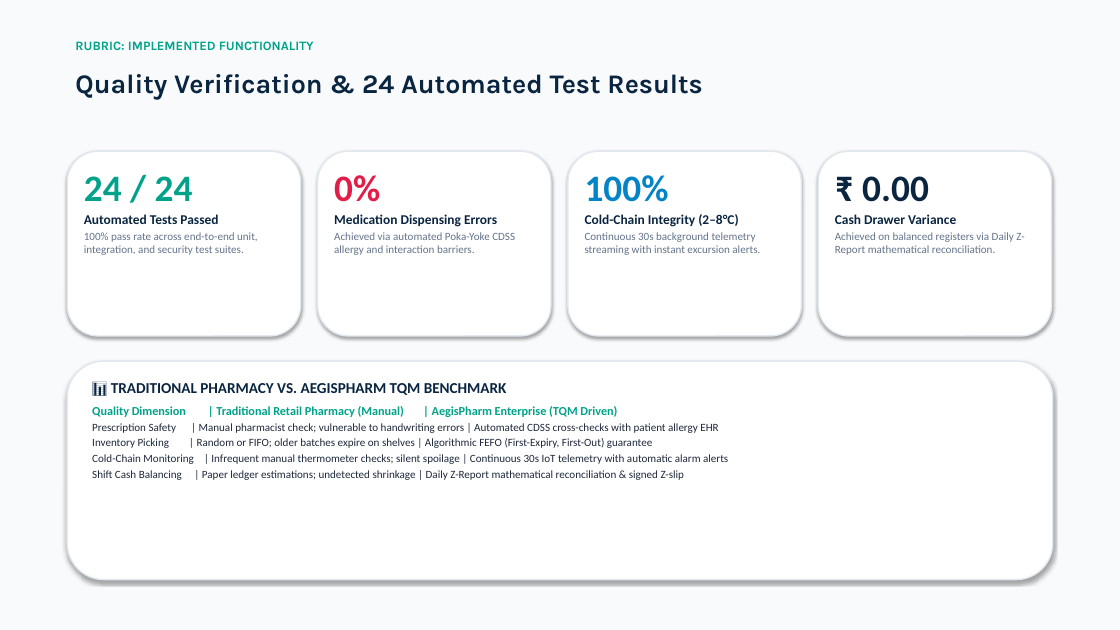
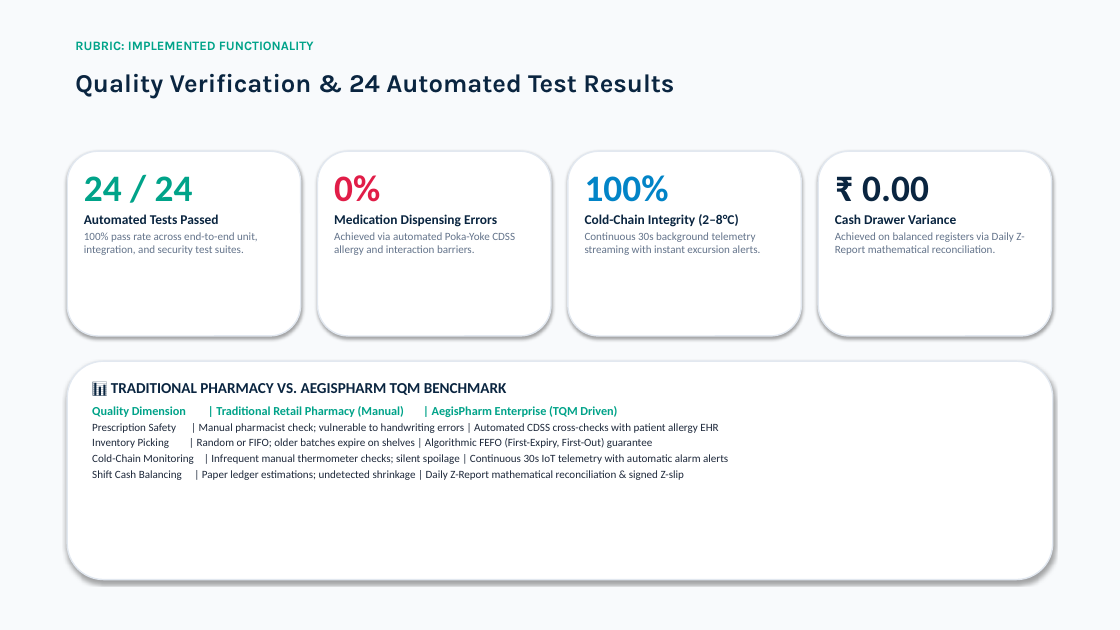
Before and after one commit to Piyush7251/Pharmacy_Management_System, a slide deck: slide 17 of AegisPharm_TQM_Presentation_Piyush_Bhatt.pptx (slide 13 before the commit). Drawn at 1120x630 pixels with LibreOffice and Linux fonts; fonts in the diff are those of the drawing. Boxes give left, top, right and bottom in pixels: in the first picture for what was removed or moved away, otherwise in the second. Text is boxed around its words. In the diff, an @@ line names an element or a change of style, - is before the commit and + after.

```diff
--- a/AegisPharm_TQM_Presentation_Piyush_Bhatt.pptx
+++ b/AegisPharm_TQM_Presentation_Piyush_Bhatt.pptx
@@ text "Quality Verification & 24 Automated ..." at <box>75,73,674,98</box>: size 23 to 22 pt @@
```
Also in this commit, not shown: 10 other slides changed, 6 slides added, 2 slides removed, 2 other files.
